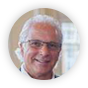
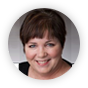
Before/after of a w=88, h=88 layered artwork. What changed in the layer stack:
hid "Len" over [8, 8, 80, 80]
hid "Clonise" over [8, 8, 80, 80]
